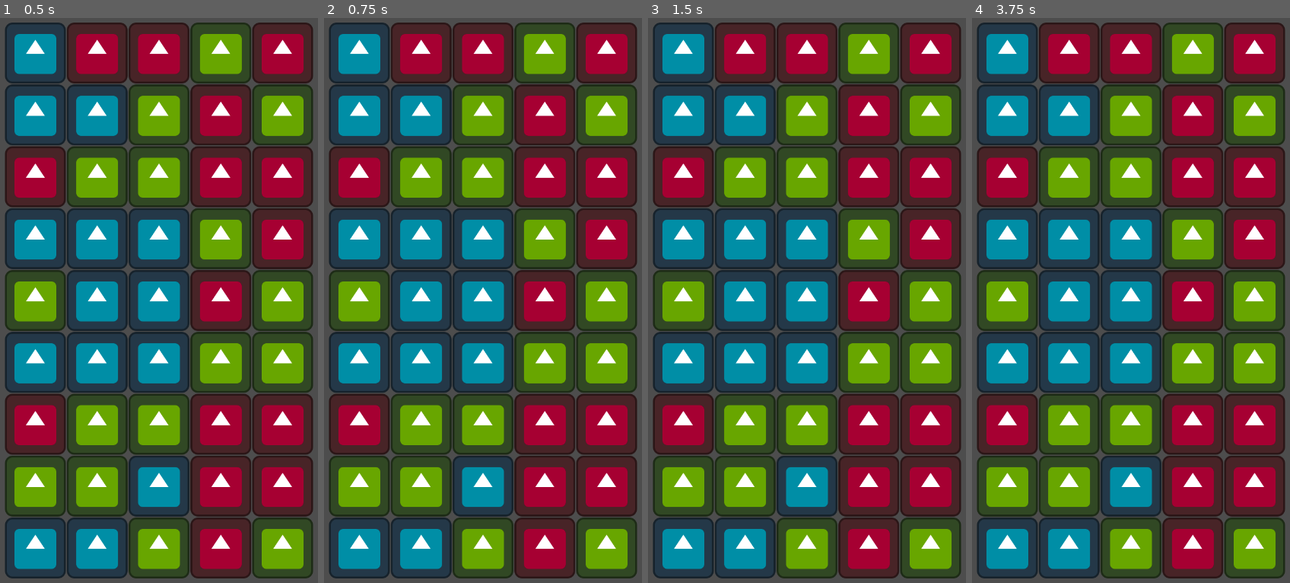
Above: before the commit, frames 1-4 (left to right).
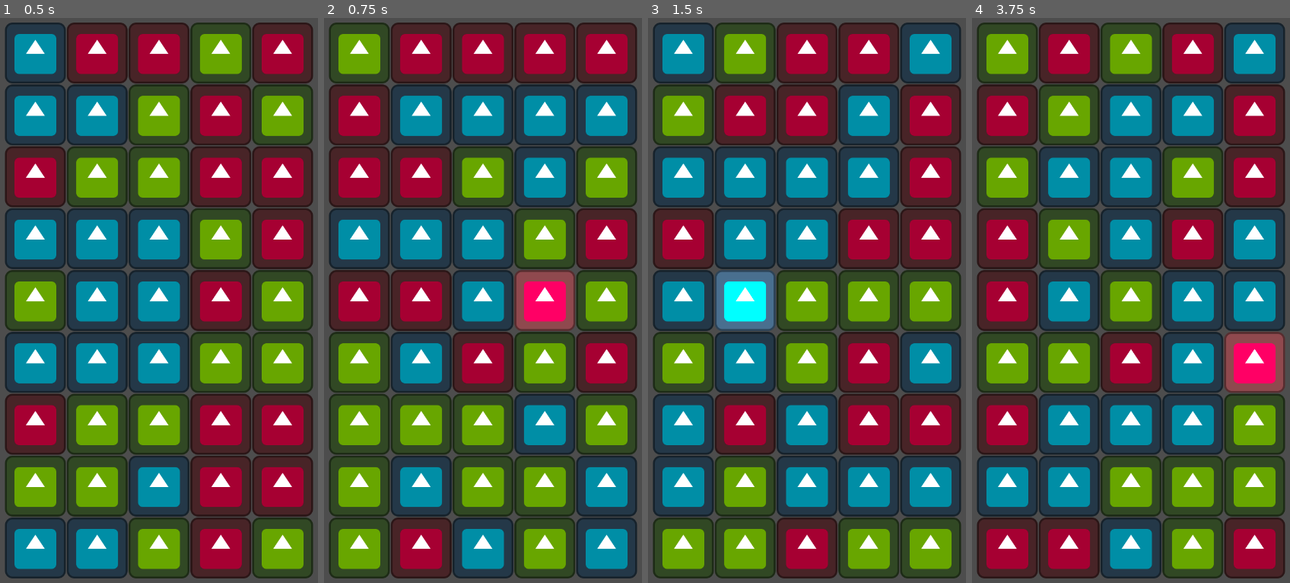
Above: after the commit, the same moments.

Repository: g90703033/godot_match3
Game: Godot game, scene res://Main.tscn
Same seed, same stepped clock (60 frames per second), same inputs: the game is played once before the commit and once after it. This scene is started directly instead of the project's main scene. The engine's default icon, where the game draws it, is replaced by a stand-in: a white triangle on a blue panel in a dark square.
Inputs (mouse positions are in pixels of both pictures, inside the frame that each line leads up to):
- Up to frame 1 (0.5 s): no input
- Up to frame 2 (0.75 s): tap Enter at 0.5 s; move the mouse to (559, 272) at 0.52 s; tap T at 0.6 s; click (559, 272) at 0.67 s
- Up to frame 3 (1.5 s): tap Space at 1.25 s; move the mouse to (737, 328) at 1.27 s; tap T at 1.35 s; click (737, 328) at 1.42 s
- Up to frame 4 (3.75 s): tap Enter at 2, 3.5 s; move the mouse to (1165, 164) at 2.02 s; tap T at 2.1, 2.85, 3.6 s; click (1165, 164) at 2.17 s; tap Space at 2.75 s; move the mouse to (1115, 424) at 2.77 s; click (1115, 424) at 2.92 s; move the mouse to (1232, 390) at 3.52 s; click (1232, 390) at 3.67 s

Frame 1 is identical in both runs. In frame 2, 47% of the frame differs, in the area x 2-98%, y 1-99%; in frame 3, 56%; in frame 4, 70%, in the area x 2-99%, y 1-99%.

Commit message:
add cube highlight on mouse over it

Diff:
--- a/Main.gd
+++ b/Main.gd
@@ -1,27 +1,57 @@
 extends Node2D
 
-@export var unit = 100
+@export var unit = 100.0
 @export var gridRangeX = Vector2(-5, 5)
 @export var gridRangeY = Vector2(-5, 5)
 @export var speed = 150
 
 @export var s_cube : PackedScene
 
-func get_range(range:Vector2):
-	return range.y - range.x + 1
+var data_array
+var cube_array
+var inited:bool =false
+var prev_selected
 
 # Called when the node enters the scene tree for the first time.
 func _ready():
-	var array = create_random_2dintarray(get_range(gridRangeX), get_range(gridRangeY), [1,2,4])#gridRangeX.y, gridRangeY.y)
-	create_cube_array_from_data(array, gridRangeX, gridRangeY, Vector2(0,0))
+	data_array = create_random_2dintarray(get_range(gridRangeX), get_range(gridRangeY), [1,2,4])#gridRangeX.y, gridRangeY.y)
+	cube_array = create_cube_array_from_data(data_array, gridRangeX, gridRangeY, Vector2(0,0))
+	inited = true
 
-#
-#	for i in range(gridRangeX.x, gridRangeX.y + 1):
-#		print(str(i))
-#		for j in range(gridRangeY.x, gridRangeY.y + 1):
-#			create_cube(i, j, Vector2(0, 0))
-#
-#	print(create2d(7,5, [1,2,4]))
+
+# Called every frame. 'delta' is the elapsed time since the previous frame.
+func _input(event):
+	if not inited:
+		return
+
+	var result = get_grid_position(get_global_mouse_position(), Vector2(0, 0))
+
+	if in_range(result):
+
+		var selectedCube = cube_array[result.x][result.y]
+
+		if selectedCube != null:
+			if prev_selected != null:
+				cube_array[prev_selected.x][prev_selected.y].on_diselected()
+			selectedCube.on_selected()
+			prev_selected = result
+	else:
+		if prev_selected != null:
+			cube_array[prev_selected.x][prev_selected.y].on_diselected()
+			prev_selected = null
+
+	if event is InputEventMouseButton:
+		if event.is_pressed() and event.button_index == MOUSE_BUTTON_LEFT:
+			var mouse_pos = get_global_mouse_position()
+			print("mouse left pressed")
+
+
+	if event is InputEventKey and event.pressed:
+		if event.keycode == KEY_T:
+			random_2dintarray(data_array, get_range(gridRangeX), get_range(gridRangeY), [1,2,4])
+			update_cube_array_from_data(data_array, gridRangeX, gridRangeY, Vector2(0,0))
+
+
 
 func create_random_2dintarray(x:int, y:int,set)->Array:
 	var result = []
@@ -33,13 +63,31 @@
 
 	return result
 
-
-func get_random(set:Array):
-	var index = randi() % set.size()
-	return set[index]
+func random_2dintarray(array2d, x:int, y:int, set):
+	for _x in range(0, x):
+		for _y in range(0, y):
+			array2d[_x][_y] = get_random(set)
 
 
 func create_cube_array_from_data(array2d, rangeX:Vector2, rangeY:Vector2, init=Vector2.ZERO):
+	var result = []
+	var baseX = 0
+	if rangeX.x < 0 :
+		baseX = abs(rangeX.x)
+	var baseY = 0
+	if rangeY.x < 0 :
+		baseY = abs(rangeY.x)
+
+	for _x in range(rangeX.x, rangeX.y+1):
+		result.append([])
+		for _y in range(rangeY.x, rangeY.y+1):
+			var cube = create_cube(_x, _y, init)
+			cube.change_color_by_int(array2d[_x + baseX][_y + baseY])
+			result[_x + baseX].append(cube)
+			#cube_array[_x][_y] = cube
+	return result
+
+func update_cube_array_from_data(array2d, rangeX:Vector2, rangeY:Vector2, init=Vector2.ZERO):
 	var baseX = 0
 	if rangeX.x < 0 :
 		baseX = abs(rangeX.x)
@@ -49,9 +97,7 @@
 
 	for _x in range(rangeX.x, rangeX.y+1):
 		for _y in range(rangeY.x, rangeY.y+1):
-			var cube = create_cube(_x, _y, init)
-			cube.change_color_by_int(array2d[baseX + _x][baseY + _y])
-
+			cube_array[_x][_y].change_color_by_int(array2d[baseX + _x][baseY + _y])
 
 func create_cube(x, y, init = Vector2.ZERO):
 	var cube = s_cube.instantiate() # Replace with function body.
@@ -61,10 +107,40 @@
 
 	return cube
 
-# Called every frame. 'delta' is the elapsed time since the previous frame.
-func _input(event):
 
-	if event is InputEventMouseButton:
-		if event.is_pressed() and event.button_index == MOUSE_BUTTON_LEFT:
-			var mouse_pos = get_global_mouse_position()
-			print("mouse left pressed")
+func get_random(set:Array):
+	var index = randi() % set.size()
+	return set[index]
+
+static func get_range(range:Vector2):
+	return range.y - range.x + 1
+
+func get_grid_position(world_position:Vector2, init:Vector2)->Vector2:
+	var re_centered = world_position - init
+	var baseX = 0
+	if gridRangeX.x < 0 :
+		baseX = abs(gridRangeX.x)
+	var baseY = 0
+	if gridRangeY.x < 0 :
+		baseY = abs(gridRangeY.x)
+
+	return Vector2(floor(re_centered.x/unit + 0.5) + baseX, floor(re_centered.y/unit+0.5) + baseY)
+
+func in_range(grid_position:Vector2)->bool:
+	var x_in_range = grid_position.x >= 0 and grid_position.x < grid_length_x()
+	var y_in_range = grid_position.y >= 0 and grid_position.y < grid_length_y()
+
+	return x_in_range and y_in_range
+
+
+func grid_length_x()->int:
+	if gridRangeX.x < 0:
+		return abs(gridRangeX.x) + gridRangeX.y + 1
+	else:
+		return gridRangeX.y - gridRangeX.x + 1
+
+func grid_length_y()->int:
+	if gridRangeY.x < 0:
+		return abs(gridRangeY.x) + gridRangeY.y + 1
+	else:
+		return gridRangeY.y - gridRangeY.x + 1
--- a/Main.tscn
+++ b/Main.tscn
@@ -5,7 +5,7 @@
 
 [node name="Main" type="Node2D"]
 script = ExtResource("1_gfcax")
-unit = 130
+unit = 130.0
 gridRangeX = Vector2(-2, 2)
 gridRangeY = Vector2(-4, 4)
 s_cube = ExtResource("1_th6vy")
--- a/Rect2D.tscn
+++ b/Rect2D.tscn
@@ -2,10 +2,10 @@
 
 [ext_resource type="Script" path="res://Rect2D.gd" id="1_4ux17"]
 [ext_resource type="Texture2D" uid="uid://bhokx7sb367p8" path="res://icon.svg" id="2_5qyro"]
-[ext_resource type="Shader" path="res://Rect2D.gdshader" id="2_obu4j"]
+[ext_resource type="Shader" path="res://Shader/Rect2D.gdshader" id="2_pfk8g"]
 
 [sub_resource type="ShaderMaterial" id="ShaderMaterial_6ce82"]
-shader = ExtResource("2_obu4j")
+shader = ExtResource("2_pfk8g")
 shader_parameter/hue_shift = 0.194
 shader_parameter/tint = Vector4(1, 1, 1, 1)
 
Renamed: Rect2D.gdshader -> Shader/Rect2D.gdshader
Not shown, changed: .gitignore
